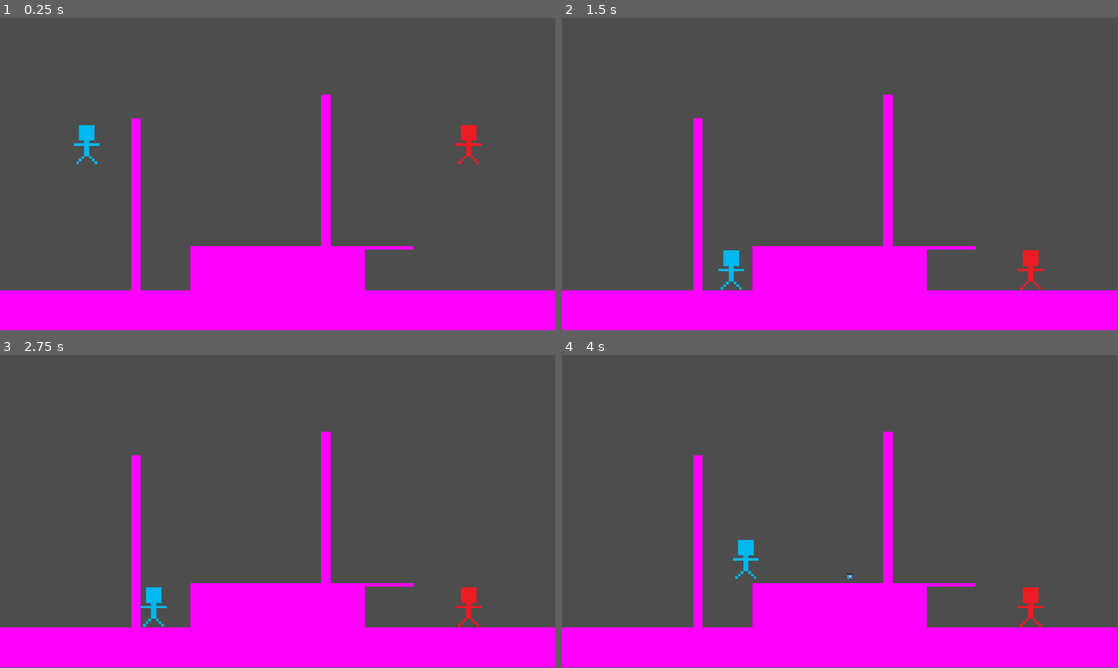
Above: before the commit, frames 1-4 (two rows, left to right).
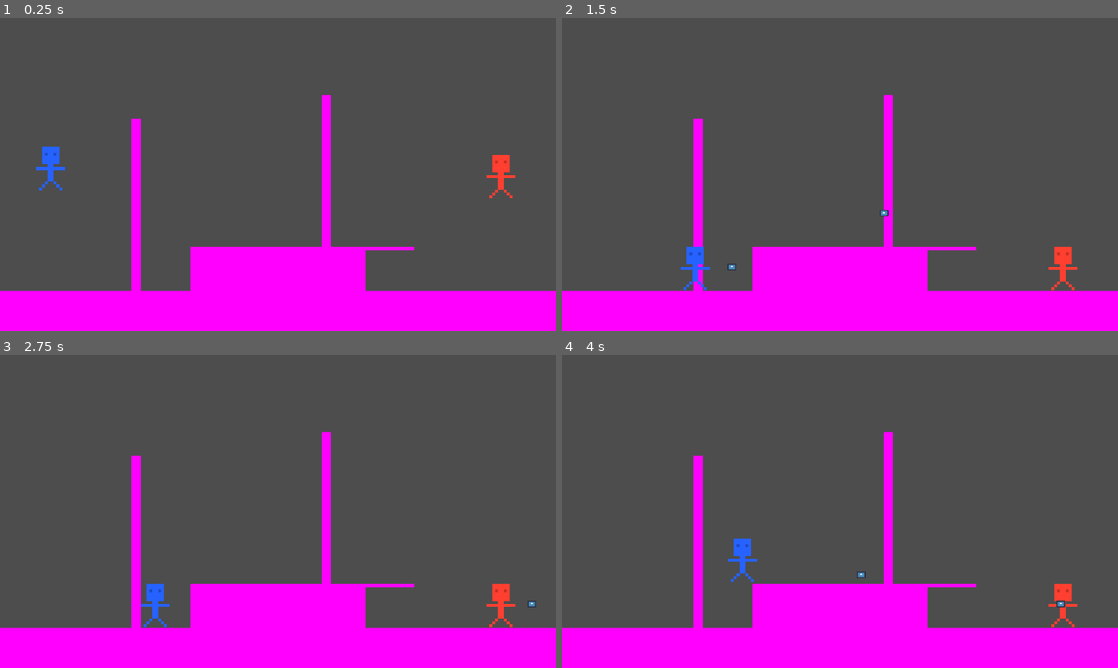
Above: after the commit, the same moments.

Repository: Fezezen/GGJ2024
Game: Godot game, scene res://TestScene.tscn
Two runs of this game, one before a commit and one after it. Both use one fixed random seed, a clock stepped at 60 frames per second and the inputs below. The engine's default icon, where the game draws it, is replaced by a stand-in: a white triangle on a blue panel in a dark square.
Inputs:
- Up to frame 1 (0.25 s): no input
- Up to frame 2 (1.5 s): hold D (p1_move_right) from 0.53 s (still down); tap S (p1_shoot) at 0.6, 1.35 s; tap W (p1_jump) at 0.77 s
- Up to frame 3 (2.75 s): tap W (p1_jump) at 1.52 s; release D (p1_move_right) at 2.03 s; hold A (p1_move_left) from 2.03 s (still down); tap S (p1_shoot) at 2.1 s
- Up to frame 4 (4 s): tap Enter at 2.75 s; release A (p1_move_left) at 2.78 s; hold D (p1_move_right) from 2.78 s (still down); tap S (p1_shoot) at 2.85, 3.6 s; tap W (p1_jump) at 3.02, 3.77 s
In our replay, the window is 799x449 before the commit and 800x450 after it. These sizes can differ from the game's own. Grey fills any space a smaller window leaves; there, only what the larger window draws over its background counts as a difference.

The runs differ from the first frame. In frame 1, 1.8% of the frame differs, in the area x 0-100%, y 0-88%; in frame 2, 1.8%; in frame 3, 1.6%; in frame 4, 1.7%.

Commit message:
player part sprites are separated

Diff:
--- a/Player.tscn
+++ /dev/null
@@ -1,62 +0,0 @@
-[gd_scene load_steps=9 format=3 uid="uid://bjk3gltcqg6gj"]
-
-[ext_resource type="Script" path="res://Player.gd" id="1_2fn33"]
-[ext_resource type="Texture2D" uid="uid://b3ivxo03t0ymy" path="res://Sprites/BlueGuy.png" id="1_vwqu3"]
-[ext_resource type="PackedScene" uid="uid://k83lqejicp1j" path="res://Bullet.tscn" id="2_cg1wy"]
-
-[sub_resource type="RectangleShape2D" id="RectangleShape2D_d7clb"]
-size = Vector2(6, 6)
-
-[sub_resource type="RectangleShape2D" id="RectangleShape2D_ih0wy"]
-size = Vector2(2, 6)
-
-[sub_resource type="RectangleShape2D" id="RectangleShape2D_ybxqx"]
-size = Vector2(4, 1)
-
-[sub_resource type="RectangleShape2D" id="RectangleShape2D_vqqh7"]
-size = Vector2(4, 1)
-
-[sub_resource type="CapsuleShape2D" id="CapsuleShape2D_7qhng"]
-radius = 8.83883
-height = 45.9619
-
-[node name="Player" type="CharacterBody2D"]
-script = ExtResource("1_2fn33")
-Bullet = ExtResource("2_cg1wy")
-
-[node name="Sprite" type="Sprite2D" parent="."]
-texture = ExtResource("1_vwqu3")
-
-[node name="Collision_Head" type="CollisionShape2D" parent="."]
-position = Vector2(0, -4)
-shape = SubResource("RectangleShape2D_d7clb")
-
-[node name="Collision_Body" type="CollisionShape2D" parent="."]
-position = Vector2(0, 2)
-shape = SubResource("RectangleShape2D_ih0wy")
-
-[node name="Collision_LeftArm" type="CollisionShape2D" parent="."]
-position = Vector2(-3, 0.5)
-shape = SubResource("RectangleShape2D_ybxqx")
-
-[node name="Collision_RightArm" type="CollisionShape2D" parent="."]
-position = Vector2(3, 0.5)
-shape = SubResource("RectangleShape2D_vqqh7")
-
-[node name="Collision_LeftLeg" type="CollisionShape2D" parent="."]
-position = Vector2(-2.485, 6.5)
-rotation = 0.785398
-scale = Vector2(0.08, 0.092)
-shape = SubResource("CapsuleShape2D_7qhng")
-
-[node name="Collision_LeftLeg2" type="CollisionShape2D" parent="."]
-position = Vector2(2.485, 6.5)
-rotation = -0.785398
-scale = Vector2(0.08, 0.092)
-shape = SubResource("CapsuleShape2D_7qhng")
-
-[node name="Bullet_Left" type="Marker2D" parent="."]
-position = Vector2(-5, 0)
-
-[node name="Bullet_Right" type="Marker2D" parent="."]
-position = Vector2(5, 0)
--- /dev/null
+++ b/Prefabs/Bullet.tscn
@@ -0,0 +1,20 @@
+[gd_scene load_steps=4 format=3 uid="uid://bdb8umtfjiijj"]
+
+[ext_resource type="Script" path="res://Scripts/Bullet.gd" id="1_pm1uw"]
+[ext_resource type="Texture2D" uid="uid://b7ri3xu6q8mgm" path="res://Sprites/icon.svg" id="2_ish7y"]
+
+[sub_resource type="RectangleShape2D" id="RectangleShape2D_pat5h"]
+size = Vector2(5.08607, 46.5116)
+
+[node name="Bullet" type="Area2D"]
+scale = Vector2(17.04, 13.76)
+script = ExtResource("1_pm1uw")
+
+[node name="Sprite2D" type="Sprite2D" parent="."]
+scale = Vector2(0.0240845, 0.018721)
+texture = ExtResource("2_ish7y")
+
+[node name="CollisionShape2D" type="CollisionShape2D" parent="."]
+position = Vector2(0, 3.03221e-08)
+scale = Vector2(0.6, 0.05)
+shape = SubResource("RectangleShape2D_pat5h")
--- /dev/null
+++ b/Prefabs/PlayerBase.tscn
@@ -0,0 +1,89 @@
+[gd_scene load_steps=12 format=3 uid="uid://bjk3gltcqg6gj"]
+
+[ext_resource type="Script" path="res://Scripts/Player.gd" id="1_2fn33"]
+[ext_resource type="PackedScene" uid="uid://bdb8umtfjiijj" path="res://Prefabs/Bullet.tscn" id="2_8gvi0"]
+[ext_resource type="Texture2D" uid="uid://bo1yxrrbhwoa5" path="res://Sprites/PlayerHead.png" id="2_hao02"]
+[ext_resource type="Texture2D" uid="uid://dcc56i5fes60s" path="res://Sprites/PlayerBody.png" id="3_1o1re"]
+[ext_resource type="Texture2D" uid="uid://dnabve7u0p7d3" path="res://Sprites/PlayerArm.png" id="4_roy3d"]
+[ext_resource type="Texture2D" uid="uid://e5twtnq8ypge" path="res://Sprites/PlayerLeg.png" id="5_byyaa"]
+
+[sub_resource type="RectangleShape2D" id="RectangleShape2D_d7clb"]
+size = Vector2(6, 6)
+
+[sub_resource type="RectangleShape2D" id="RectangleShape2D_ih0wy"]
+size = Vector2(2, 6)
+
+[sub_resource type="RectangleShape2D" id="RectangleShape2D_ybxqx"]
+size = Vector2(4, 1)
+
+[sub_resource type="RectangleShape2D" id="RectangleShape2D_vqqh7"]
+size = Vector2(4, 1)
+
+[sub_resource type="CapsuleShape2D" id="CapsuleShape2D_7qhng"]
+radius = 8.83883
+height = 45.9619
+
+[node name="Player" type="CharacterBody2D"]
+script = ExtResource("1_2fn33")
+Bullet = ExtResource("2_8gvi0")
+
+[node name="Collision_Head" type="CollisionShape2D" parent="."]
+position = Vector2(0, -4)
+shape = SubResource("RectangleShape2D_d7clb")
+
+[node name="Collision_Body" type="CollisionShape2D" parent="."]
+position = Vector2(0, 2)
+shape = SubResource("RectangleShape2D_ih0wy")
+
+[node name="Collision_LeftArm" type="CollisionShape2D" parent="."]
+position = Vector2(-3, 0.5)
+shape = SubResource("RectangleShape2D_ybxqx")
+
+[node name="Collision_RightArm" type="CollisionShape2D" parent="."]
+position = Vector2(3, 0.5)
+shape = SubResource("RectangleShape2D_vqqh7")
+
+[node name="Collision_LeftLeg" type="CollisionShape2D" parent="."]
+position = Vector2(-2.485, 6.5)
+rotation = 0.785398
+scale = Vector2(0.08, 0.092)
+shape = SubResource("CapsuleShape2D_7qhng")
+
+[node name="Collision_RightLeg" type="CollisionShape2D" parent="."]
+position = Vector2(2.485, 6.5)
+rotation = -0.785398
+scale = Vector2(0.08, 0.092)
+shape = SubResource("CapsuleShape2D_7qhng")
+
+[node name="Bullet_Left" type="Marker2D" parent="."]
+position = Vector2(-5, 0)
+
+[node name="Bullet_Right" type="Marker2D" parent="."]
+position = Vector2(5, 0)
+
+[node name="Sprites" type="Node2D" parent="."]
+
+[node name="Sprite_Head" type="Sprite2D" parent="Sprites"]
+position = Vector2(0, -4)
+texture = ExtResource("2_hao02")
+
+[node name="Sprite_Body" type="Sprite2D" parent="Sprites"]
+position = Vector2(0, 2)
+texture = ExtResource("3_1o1re")
+
+[node name="Sprite_ArmLeft" type="Sprite2D" parent="Sprites"]
+position = Vector2(-3, 0.5)
+texture = ExtResource("4_roy3d")
+
+[node name="Sprite_ArmRight" type="Sprite2D" parent="Sprites"]
+position = Vector2(3, 0.5)
+texture = ExtResource("4_roy3d")
+
+[node name="Sprite_LegLeft" type="Sprite2D" parent="Sprites"]
+position = Vector2(-2.5, 6.5)
+rotation = 1.5708
+texture = ExtResource("5_byyaa")
+
+[node name="Sprite_LegRight" type="Sprite2D" parent="Sprites"]
+position = Vector2(2.5, 6.5)
+texture = ExtResource("5_byyaa")
--- /dev/null
+++ b/Prefabs/player1.tscn
@@ -0,0 +1,26 @@
+[gd_scene load_steps=3 format=3 uid="uid://dky3k75q8h8md"]
+
+[ext_resource type="PackedScene" uid="uid://bjk3gltcqg6gj" path="res://Prefabs/PlayerBase.tscn" id="1_rdvlj"]
+[ext_resource type="Resource" uid="uid://cslgfcoofcsa4" path="res://player_1_controls.tres" id="2_jk722"]
+
+[node name="Player" instance=ExtResource("1_rdvlj")]
+scale = Vector2(10, 10)
+controls = ExtResource("2_jk722")
+
+[node name="Sprite_Head" parent="Sprites" index="0"]
+modulate = Color(0.14902, 0.384314, 1, 1)
+
+[node name="Sprite_Body" parent="Sprites" index="1"]
+modulate = Color(0.14902, 0.384314, 1, 1)
+
+[node name="Sprite_ArmLeft" parent="Sprites" index="2"]
+modulate = Color(0.14902, 0.384314, 1, 1)
+
+[node name="Sprite_ArmRight" parent="Sprites" index="3"]
+modulate = Color(0.14902, 0.384314, 1, 1)
+
+[node name="Sprite_LegLeft" parent="Sprites" index="4"]
+modulate = Color(0.14902, 0.384314, 1, 1)
+
+[node name="Sprite_LegRight" parent="Sprites" index="5"]
+modulate = Color(0.14902, 0.384314, 1, 1)
--- /dev/null
+++ b/Prefabs/player2.tscn
@@ -0,0 +1,26 @@
+[gd_scene load_steps=3 format=3 uid="uid://cg62rpkhgdts7"]
+
+[ext_resource type="PackedScene" uid="uid://bjk3gltcqg6gj" path="res://Prefabs/PlayerBase.tscn" id="1_mgcbi"]
+[ext_resource type="Resource" uid="uid://bi7sp66ts6sy3" path="res://player_2_controls.tres" id="2_4hmo5"]
+
+[node name="Player" instance=ExtResource("1_mgcbi")]
+scale = Vector2(10, 10)
+controls = ExtResource("2_4hmo5")
+
+[node name="Sprite_Head" parent="Sprites" index="0"]
+modulate = Color(1, 0.247059, 0.188235, 1)
+
+[node name="Sprite_Body" parent="Sprites" index="1"]
+modulate = Color(1, 0.247059, 0.188235, 1)
+
+[node name="Sprite_ArmLeft" parent="Sprites" index="2"]
+modulate = Color(1, 0.247059, 0.188235, 1)
+
+[node name="Sprite_ArmRight" parent="Sprites" index="3"]
+modulate = Color(1, 0.247059, 0.188235, 1)
+
+[node name="Sprite_LegLeft" parent="Sprites" index="4"]
+modulate = Color(1, 0.247059, 0.188235, 1)
+
+[node name="Sprite_LegRight" parent="Sprites" index="5"]
+modulate = Color(1, 0.247059, 0.188235, 1)
--- /dev/null
+++ b/Scripts/Bullet.gd
@@ -0,0 +1,14 @@
+extends Area2D
+
+var speed = 100
+var direction = 1
+
+
+func _physics_process(delta):
+	position += transform.x * speed * delta * direction
+
+func _on_Bullet_body_entered(body):
+	queue_free()
+
+func _set_direction(dir):
+	direction = dir
--- /dev/null
+++ b/Scripts/Player.gd
@@ -0,0 +1,45 @@
+extends CharacterBody2D
+
+
+const SPEED = 300.0
+const JUMP_VELOCITY = -450.0
+
+# Get the gravity from the project settings to be synced with RigidBody nodes.
+var gravity = ProjectSettings.get_setting("physics/2d/default_gravity")
+var lastDirection = 1
+
+@export var controls: Resource = null
+@export var Bullet : PackedScene
+
+func _physics_process(delta):
+	# Add the gravity.
+	if not is_on_floor():
+		velocity.y += gravity * delta
+
+	# Handle jump.
+	if Input.is_action_just_pressed(controls.jump) and is_on_floor():
+		velocity.y = JUMP_VELOCITY
+
+	# Get the input direction and handle the movement/deceleration.
+	# As good practice, you should replace UI actions with custom gameplay actions.
+	var direction = Input.get_axis(controls.move_left, controls.move_right)
+	if direction:
+		lastDirection = direction
+		velocity.x = direction * SPEED
+	else:
+		velocity.x = move_toward(velocity.x, 0, SPEED)
+
+	# Handle shooting
+	if Input.is_action_just_pressed(controls.shoot):
+		shoot(lastDirection)
+
+	move_and_slide()
+
+func shoot(dir):
+	var b = Bullet.instantiate()
+	get_tree().get_root().add_child(b)
+	b._set_direction(dir)
+	if dir >= 0:
+		b.global_transform = $Bullet_Right.global_transform
+	else:
+		b.global_transform = $Bullet_Left.global_transform
--- a/TestScene.tscn
+++ b/TestScene.tscn
@@ -1,9 +1,7 @@
-[gd_scene load_steps=7 format=3 uid="uid://qo4xtbs3wjcr"]
+[gd_scene load_steps=5 format=3 uid="uid://qo4xtbs3wjcr"]
 
-[ext_resource type="Resource" uid="uid://cslgfcoofcsa4" path="res://player_1_controls.tres" id="2_8c0an"]
-[ext_resource type="PackedScene" uid="uid://bjk3gltcqg6gj" path="res://Player.tscn" id="2_gkem0"]
-[ext_resource type="Resource" uid="uid://bi7sp66ts6sy3" path="res://player_2_controls.tres" id="3_7xgrm"]
-[ext_resource type="Texture2D" uid="uid://bpi2sqdvkffm6" path="res://Sprites/RedGuy.png" id="4_5qto7"]
+[ext_resource type="PackedScene" uid="uid://dky3k75q8h8md" path="res://Prefabs/player1.tscn" id="1_i8d6h"]
+[ext_resource type="PackedScene" uid="uid://cg62rpkhgdts7" path="res://Prefabs/player2.tscn" id="2_6mdjd"]
 
 [sub_resource type="PlaceholderTexture2D" id="PlaceholderTexture2D_uht4n"]
 
@@ -11,19 +9,6 @@
 size = Vector2(7.49119, 40.8378)
 
 [node name="World" type="Node2D"]
-
-[node name="Player1" parent="." instance=ExtResource("2_gkem0")]
-position = Vector2(300, 400)
-scale = Vector2(9, 9)
-controls = ExtResource("2_8c0an")
-
-[node name="Player2" parent="." instance=ExtResource("2_gkem0")]
-position = Vector2(1620, 400)
-scale = Vector2(9, 9)
-controls = ExtResource("3_7xgrm")
-
-[node name="Sprite" parent="Player2" index="0"]
-texture = ExtResource("4_5qto7")
 
 [node name="Floor" type="StaticBody2D" parent="."]
 position = Vector2(960, 1023)
@@ -103,5 +88,8 @@
 shape = SubResource("RectangleShape2D_60fyt")
 one_way_collision = true
 
-[editable path="Player1"]
-[editable path="Player2"]
+[node name="Player1" parent="." instance=ExtResource("1_i8d6h")]
+position = Vector2(175, 482)
+
+[node name="Player" parent="." instance=ExtResource("2_6mdjd")]
+position = Vector2(1730, 509)
--- a/project.godot
+++ b/project.godot
@@ -19,6 +19,7 @@
 
 window/size/viewport_width=1920
 window/size/viewport_height=1080
+window/stretch/mode="viewport"
 mouse_cursor/custom_image="res://Sprites/Cursor_Paint3D.png"
 
 [input]
Binary file added: Sprites/PlayerArm.png
Not shown, added: Sprites/PlayerArm.png.import
Binary file added: Sprites/PlayerBody.png
Not shown, added: Sprites/PlayerBody.png.import
Binary file added: Sprites/PlayerGuy.png
Not shown, added: Sprites/PlayerGuy.png.import
Binary file added: Sprites/PlayerHead.png
Not shown, added: Sprites/PlayerHead.png.import
Binary file added: Sprites/PlayerLeg.png
Not shown, added: Sprites/PlayerLeg.png.import
